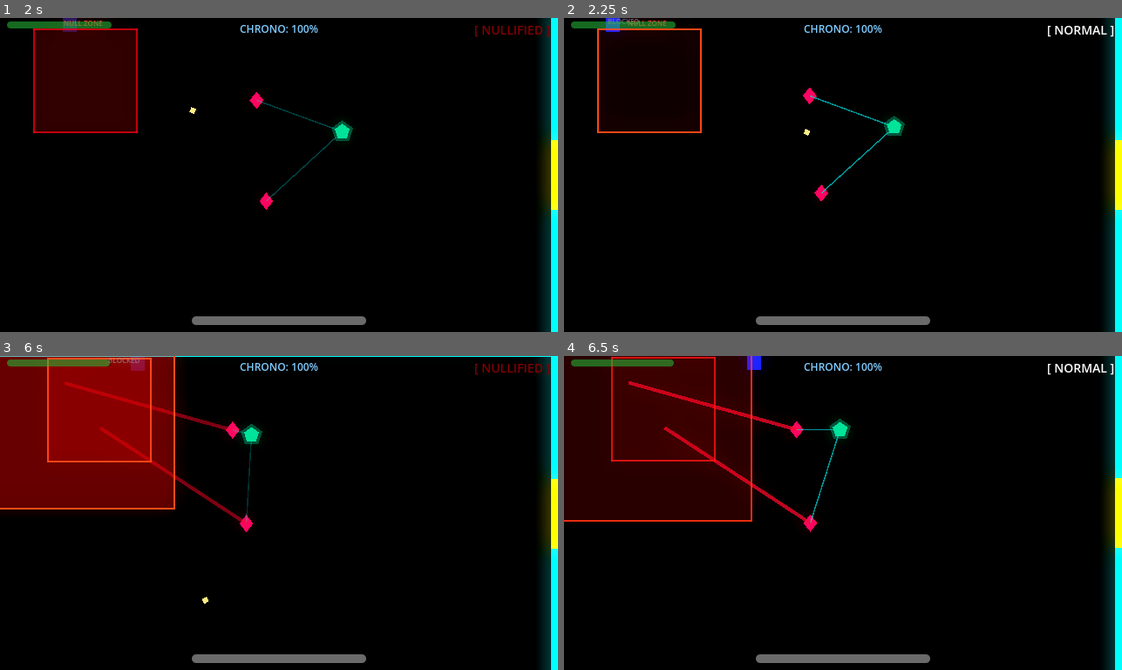
Above: before the commit, frames 1-4 (two rows, left to right).
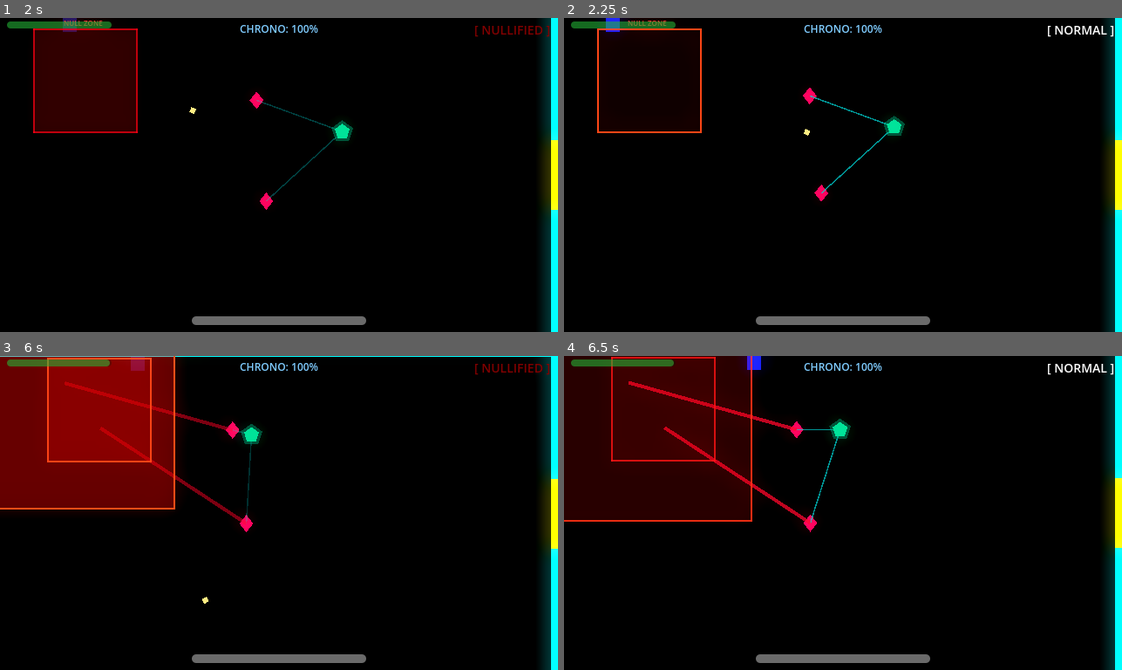
Above: after the commit, the same moments.

Repository: scarf-y/Polychron
Game: Godot game, scene res://scenes/levels/level_02.tscn
The game is run twice, just before and just after one commit, with the same random seed, the same clock (stepped at 60 frames per second) and the same inputs. This scene is started directly instead of the project's main scene.
Inputs (mouse positions are in pixels of both pictures, inside the frame that each line leads up to):
- Up to frame 1 (2 s): move the mouse to (251, 237) at 0.52 s; hold W (move_up) from 0.53 s (still down); tap Q (dash) at 0.6 s; move the mouse to (446, 222) at 1.27 s; click (446, 222) at 1.35 s
- Up to frame 2 (2.25 s): move the mouse to (675, 127) at 2.02 s; release W (move_up) at 2.03 s; hold A (move_left) from 2.03 s (still down); tap E (time_erase) at 2.1 s
- Up to frame 3 (6 s): move the mouse to (306, 513) at 2.77 s; tap Shift (time_slow) at 2.85 s; move the mouse to (195, 434) at 3.52 s; release A (move_left) at 3.53 s; hold S (move_down) 3.53-4.28 s; tap Space (time_stop) at 3.6 s; move the mouse to (401, 497) at 4.27 s; hold D (move_right) 4.28-5.03 s; tap Q (dash) at 4.35 s; move the mouse to (167, 528) at 5.02 s; hold W (move_up) 5.03-5.78 s; click (167, 528) at 5.1 s; move the mouse to (334, 443) at 5.77 s; hold D (move_right) from 5.78 s (still down); tap E (time_erase) at 5.85 s
- Up to frame 4 (6.5 s): keep holding D (move_right)

Frame 1 is identical in both runs. In frame 2, less than 0.1% of the frame differs, in the area x 7-14%, y 0-2%; in frame 3, less than 0.1%, in the area x 19-25%, y 0-3%; in frame 4, nothing differs.

Commit message:
feat: add VFX juice — lockdown flicker, fracture-stage visuals (chromatic, jitter, inversion, static), enhanced ability-blocked feedback

Diff:
--- a/scripts/game_juice.gd
+++ b/scripts/game_juice.gd
@@ -115,20 +115,35 @@
 	tween.tween_property(label, "scale", label.scale * 0.5, 0.6).set_delay(0.3)
 	tween.chain().tween_callback(label.queue_free)
 
-## Spawn a "BLOCKED" or "NULLIFIED" text
+## Spawn a "LOCKED OUT" or "NULLIFIED" text with visual emphasis
 func spawn_blocked_text(pos: Vector2) -> void:
 	var label := Label.new()
-	label.text = "BLOCKED"
-	label.global_position = pos + Vector2(-20, -10)
+	var is_lockdown: bool = TimeManager.is_lockdown
+
+	if is_lockdown:
+		label.text = "⚠ LOCKED OUT ⚠"
+		label.add_theme_color_override("font_color", Color(1.0, 0.15, 0.15))
+		label.add_theme_font_size_override("font_size", 11)
+	else:
+		label.text = "NULLIFIED"
+		label.add_theme_color_override("font_color", Color(0.6, 0.0, 0.0))
+		label.add_theme_font_size_override("font_size", 9)
+
+	label.global_position = pos + Vector2(-30, -18)
 	label.z_index = 100
-	label.add_theme_color_override("font_color", Color(0.5, 0.5, 0.5))
-	label.add_theme_font_size_override("font_size", 8)
+	label.horizontal_alignment = HORIZONTAL_ALIGNMENT_CENTER
 
 	get_tree().current_scene.add_child(label)
 
+	# Pop up and fade with a shake feel
 	var tween := label.create_tween()
-	tween.tween_property(label, "modulate:a", 0.0, 0.5)
-	tween.tween_callback(label.queue_free)
+	tween.set_parallel(true)
+	tween.tween_property(label, "position:y", label.position.y - 25.0, 0.5).set_ease(Tween.EASE_OUT)
+	tween.tween_property(label, "modulate:a", 0.0, 0.5).set_delay(0.3)
+	# Quick scale pop
+	label.scale = Vector2(1.3, 1.3)
+	tween.tween_property(label, "scale", Vector2(1.0, 1.0), 0.15).set_ease(Tween.EASE_OUT)
+	tween.chain().tween_callback(label.queue_free)
 
 # =========================
 # DEATH EFFECT — Glitch Evaporation
@@ -179,3 +194,28 @@
 func death_impact() -> void:
 	hitstop(0.15, 0.01)
 	screen_shake(8.0, 2.0)
+
+# =========================
+# LOCKDOWN FLICKER
+# =========================
+var _lockdown_flicker_tween: Tween = null
+
+## Start the lockdown flicker on a target node (player)
+## Oscillates modulate.a between 0.2 and 1.0 every 0.05s
+func start_lockdown_flicker(target: Node2D) -> void:
+	stop_lockdown_flicker()
+	if not is_instance_valid(target):
+		return
+	_lockdown_flicker_tween = create_tween().set_loops()
+	_lockdown_flicker_tween.tween_property(target, "modulate:a", 0.2, 0.05)
+	_lockdown_flicker_tween.tween_property(target, "modulate:a", 1.0, 0.05)
+
+## Stop the lockdown flicker
+func stop_lockdown_flicker() -> void:
+	if _lockdown_flicker_tween and _lockdown_flicker_tween.is_valid():
+		_lockdown_flicker_tween.kill()
+		_lockdown_flicker_tween = null
+
+func lockdown_impact() -> void:
+	screen_shake(6.0, 2.5)
+	hitstop(0.2, 0.02)
--- a/scripts/player.gd
+++ b/scripts/player.gd
@@ -157,9 +157,16 @@
 	if lockdown:
 		# Force cancel any active time ability
 		force_cancel_ability()
-	else:
+		# Start lockdown flicker + impact
+		GameJuice.lockdown_impact()
+		GameJuice.start_lockdown_flicker(self)
+	else:
+		# Stop flicker and restore visuals
+		GameJuice.stop_lockdown_flicker()
+		modulate.a = 1.0
 		# Re-apply debuffs for current fracture level (75% after exit)
 		_on_fracture_changed(TimeManager.fracture_level)
+		_update_modulate()
 
 # =========================
 # PHASE DASH
--- a/scripts/time_effect.gd
+++ b/scripts/time_effect.gd
@@ -1,6 +1,7 @@
 extends CanvasLayer
 
-## Time Effect Manager — applies visual shaders based on current time state.
+## Time Effect Manager — applies visual shaders based on current time state
+## AND fracture-stage visual feedback.
 ## Place in level scene. Listens to TimeManager signals.
 
 @onready var stop_rect: ColorRect = $StopEffect
@@ -14,9 +15,19 @@
 var _target_erase_intensity: float = 0.0
 var _time_accumulator: float = 0.0
 
+# --- Fracture VFX ---
+var _fracture_stage: int = 1
+var _fracture_chromatic_intensity: float = 0.0  # Stage II+
+var _jitter_intensity: float = 0.0               # Stage III
+var _invert_timer: float = 0.0                    # Stage IV
+var _static_overlay: ColorRect = null             # Stage V
+var _lockdown_active: bool = false
+
 func _ready() -> void:
 	layer = 100  # Render on top of everything
 	TimeManager.time_state_changed.connect(_on_time_state_changed)
+	TimeManager.fracture_changed.connect(_on_fracture_changed)
+	TimeManager.lockdown_changed.connect(_on_lockdown_changed)
 
 	# Initialize all effects to invisible
 	_set_intensity(stop_rect, 0.0)
@@ -24,14 +35,20 @@
 	_set_intensity(erase_rect, 0.0)
 	_set_intensity(chromatic_rect, 0.0)
 
+	# Create static overlay for Stage V (hidden by default)
+	_create_static_overlay()
+
 func _process(delta: float) -> void:
 	_time_accumulator += delta
 
-	# Smooth transitions for all effects
+	# Smooth transitions for time-state effects
 	_lerp_effect(stop_rect, _target_stop_intensity, delta)
 	_lerp_effect(slow_rect, _target_slow_intensity, delta)
 	_lerp_effect(erase_rect, _target_erase_intensity, delta)
-	_lerp_effect(chromatic_rect, _target_erase_intensity, delta)
+
+	# Chromatic aberration: combine time-state + fracture stage
+	var total_chromatic: float = maxf(_target_erase_intensity, _fracture_chromatic_intensity)
+	_lerp_effect(chromatic_rect, total_chromatic, delta)
 
 	# Update time uniforms for animated shaders
 	if slow_rect and slow_rect.material:
@@ -41,6 +58,14 @@
 	if chromatic_rect and chromatic_rect.material:
 		(chromatic_rect.material as ShaderMaterial).set_shader_parameter("time_val", _time_accumulator)
 
+	# --- Fracture Stage VFX ---
+	_process_jitter(delta)
+	_process_inversion(delta)
+	_process_static(delta)
+
+# =========================
+# TIME STATE VFX
+# =========================
 func _on_time_state_changed(new_state: TimeManager.TimeState) -> void:
 	# Reset all
 	_target_stop_intensity = 0.0
@@ -57,6 +82,133 @@
 		TimeManager.TimeState.NORMAL:
 			pass  # All stay at 0
 
+# =========================
+# FRACTURE STAGE VFX
+# =========================
+func _on_fracture_changed(value: float) -> void:
+	var new_stage: int = 1
+	if value >= 100.0:
+		new_stage = 5
+	elif value > 75.0:
+		new_stage = 4
+	elif value > 50.0:
+		new_stage = 3
+	elif value > 25.0:
+		new_stage = 2
+	else:
+		new_stage = 1
+
+	if new_stage != _fracture_stage:
+		_fracture_stage = new_stage
+		_apply_fracture_vfx()
+
+func _on_lockdown_changed(is_lockdown: bool) -> void:
+	_lockdown_active = is_lockdown
+	if is_lockdown:
+		_fracture_stage = 5
+		_apply_fracture_vfx()
+	else:
+		_on_fracture_changed(TimeManager.fracture_level)
+
+func _apply_fracture_vfx() -> void:
+	match _fracture_stage:
+		1:
+			# Clean — no fracture VFX
+			_fracture_chromatic_intensity = 0.0
+			_jitter_intensity = 0.0
+			_invert_timer = 0.0
+			if _static_overlay:
+				_static_overlay.visible = false
+		2:
+			# Slight chromatic aberration
+			_fracture_chromatic_intensity = 0.3
+			_jitter_intensity = 0.0
+			if _static_overlay:
+				_static_overlay.visible = false
+		3:
+			# Screen jitter + chromatic
+			_fracture_chromatic_intensity = 0.5
+			_jitter_intensity = 1.5
+			if _static_overlay:
+				_static_overlay.visible = false
+		4:
+			# Occasional color inversion + stronger effects
+			_fracture_chromatic_intensity = 0.7
+			_jitter_intensity = 2.0
+			if _static_overlay:
+				_static_overlay.visible = false
+		5:
+			# LOCKDOWN — Heavy static overlay + max effects
+			_fracture_chromatic_intensity = 1.0
+			_jitter_intensity = 3.0
+			if _static_overlay:
+				_static_overlay.visible = true
+
+# --- Stage III: Screen Jitter ---
+func _process_jitter(_delta: float) -> void:
+	if _jitter_intensity <= 0.0:
+		return
+
+	var cam: Camera2D = get_viewport().get_camera_2d() if get_viewport() else null
+	if not cam:
+		return
+
+	# Only add jitter when GameJuice isn't already shaking
+	# (We piggyback on their offset system)
+	if _jitter_intensity > 0.0 and _fracture_stage >= 3:
+		var jitter := Vector2(
+			randf_range(-_jitter_intensity, _jitter_intensity),
+			randf_range(-_jitter_intensity, _jitter_intensity)
+		)
+		cam.offset += jitter
+
+# --- Stage IV: Occasional Color Inversion ---
+func _process_inversion(delta: float) -> void:
+	if _fracture_stage < 4:
+		return
+
+	_invert_timer += delta
+	# Invert colors for 0.05s every ~1.5s
+	var cycle: float = fmod(_invert_timer, 1.5)
+	if cycle < 0.05:
+		# Brief inversion flash using modulate on the stop_rect
+		if stop_rect:
+			stop_rect.visible = true
+			if stop_rect.material:
+				(stop_rect.material as ShaderMaterial).set_shader_parameter("intensity", 0.4)
+	elif cycle >= 0.05 and cycle < 0.1:
+		# Reset
+		if stop_rect and _target_stop_intensity <= 0.0:
+			if stop_rect.material:
+				(stop_rect.material as ShaderMaterial).set_shader_parameter("intensity", _target_stop_intensity)
+			stop_rect.visible = _target_stop_intensity > 0.01
+
+# --- Stage V: Heavy Static Overlay ---
+func _create_static_overlay() -> void:
+	_static_overlay = ColorRect.new()
+	_static_overlay.set_anchors_preset(Control.PRESET_FULL_RECT)
+	_static_overlay.color = Color(1, 1, 1, 0.03)
+	_static_overlay.mouse_filter = Control.MOUSE_FILTER_IGNORE
+	_static_overlay.visible = false
+	_static_overlay.z_index = 200
+	add_child(_static_overlay)
+
+func _process_static(_delta: float) -> void:
+	if not _static_overlay or not _static_overlay.visible:
+		return
+
+	# Rapid flicker to simulate heavy static/interference
+	var flicker: float = randf_range(0.02, 0.08)
+	_static_overlay.color = Color(
+		randf_range(0.8, 1.0),
+		randf_range(0.0, 0.2),
+		randf_range(0.0, 0.3),
+		flicker
+	)
+
+# =========================
+# UTILITY
+# =========================
 func _lerp_effect(rect: ColorRect, target: float, delta: float) -> void:
 	if not rect or not rect.material:
 		return
